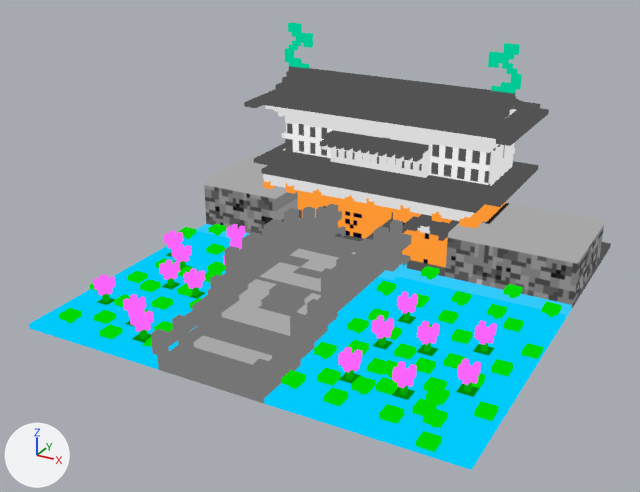
What one commit did to the glTF model models/goromon.glb.
The view is the same before and after, from a 50 mm lens placed at (1.54, -3.09, 1.66), pointed at (-0.04, -0.22, 0.23). The lights are fixed; the arrows at lower left show +X, +Y and +Z. The picture after the commit comes second. Where no turn or scale is listed for an object, it has been applied to the vertices.

The first picture shows 'goromon'.
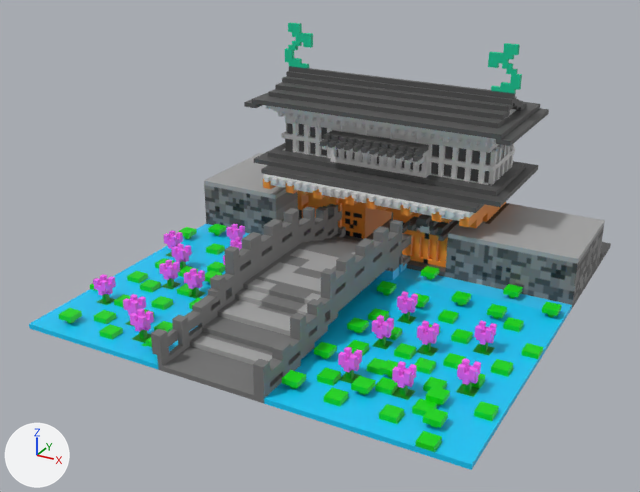
Location of each change, [x1, y1, x2, y2] in pixels of the pictures (640 x 492 px):
'goromon', recoloured
    both: [29, 22, 605, 470]

The change, as a list of edits to the scene's bpy script:
```text
Change mat_material_goromon:
    remove n0 = _N.new('ShaderNodeEmission'); n0.name = 'Emission'
    remove n1 = _N.new('ShaderNodeLightPath'); n1.name = 'Light Path'
    remove n2 = _N.new('ShaderNodeBsdfTransparent'); n2.name = 'Transparent BSDF'
    remove n3 = _N.new('ShaderNodeMixShader'); n3.name = 'Mix Shader'
    add n8 = _N.new('ShaderNodeBsdfPrincipled'); n8.name = 'Principled BSDF'
    where n4 = _N.new('ShaderNodeOutputMaterial'); n4.name = 'Material Output'
    where n5 = _N.new('ShaderNodeMix'); n5.name = 'Mix'
    remove _L.new(n1.outputs[0], n3.inputs[0])  # 'Is Camera Ray' to 'Factor'
    remove _L.new(n2.outputs[0], n3.inputs[1])  # 'BSDF' to 'Shader'
    remove _L.new(n0.outputs[0], n3.inputs[2])  # 'Emission' to 'Shader'
    remove _L.new(n3.outputs[0], n4.inputs[0])  # 'Shader' to 'Surface'
    remove _L.new(n5.outputs[2], n0.inputs[0])  # 'Result' to 'Color'
    add _L.new(n8.outputs[0], n4.inputs[0])  # 'BSDF' to 'Surface'
    add _L.new(n5.outputs[2], n8.inputs[0])  # 'Result' to 'Base Color'
```
